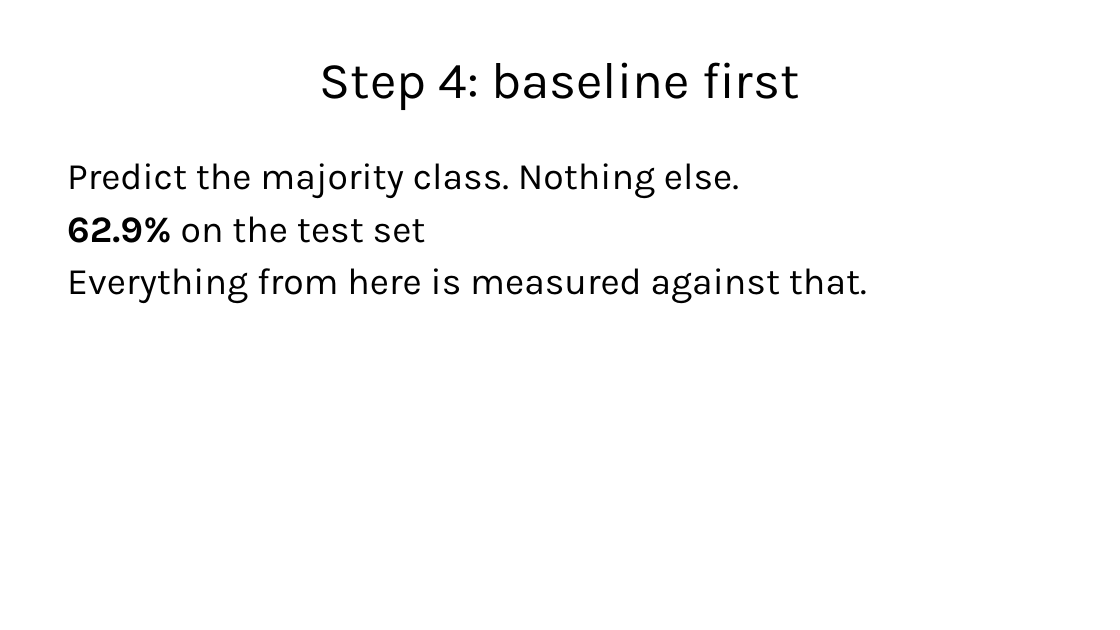
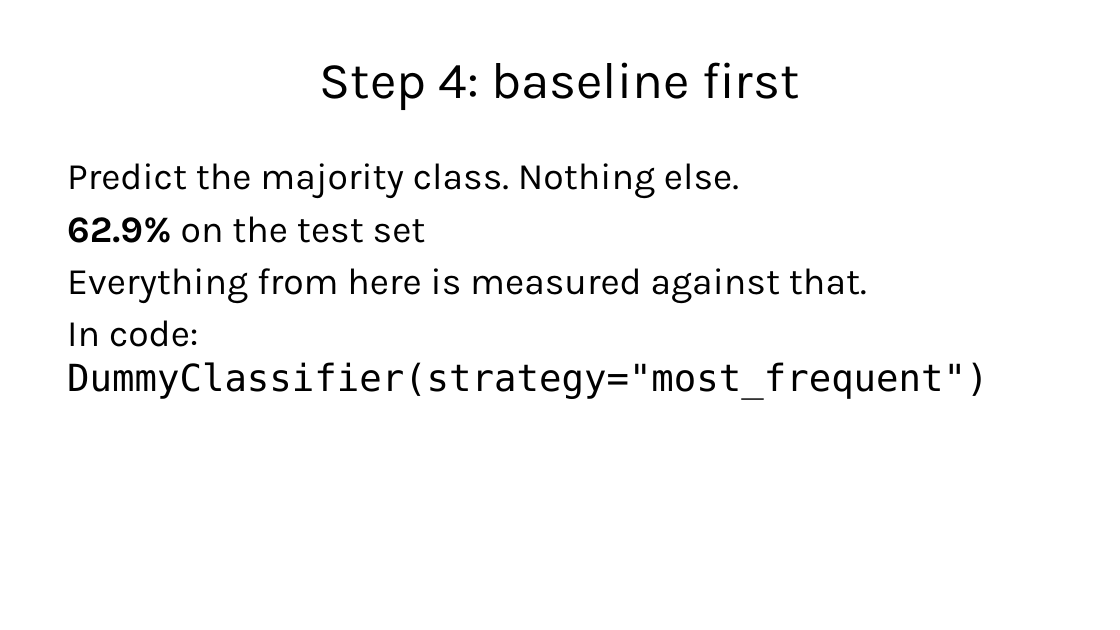
Before and after one commit to fabioantonini/technologies-for-artificial-intelligence, a slide deck: slide 48 of Lessons/01_introduction_and_workflow/Slides/introduction_and_workflow_slides.pptx. Drawn at 1120x630 pixels with LibreOffice and Linux fonts; fonts in the diff are those of the drawing; background and template pictures are left out. Boxes give left, top, right and bottom in pixels: in the first picture for what was removed or moved away, otherwise in the second. Text is boxed around its words. In the diff, an @@ line names an element or a change of style, - is before the commit and + after.

```diff
--- a/Lessons/01_introduction_and_workflow/Slides/introduction_and_workflow_slides.pptx
+++ b/Lessons/01_introduction_and_workflow/Slides/introduction_and_workflow_slides.pptx
@@ text at [67,320,988,399]: paragraph added @@
+In code: DummyClassifier(strategy="most_frequent")
```
Also in this commit, not shown: 9 other slides changed, 2 slides added, 2 slides removed, 6 other files.
